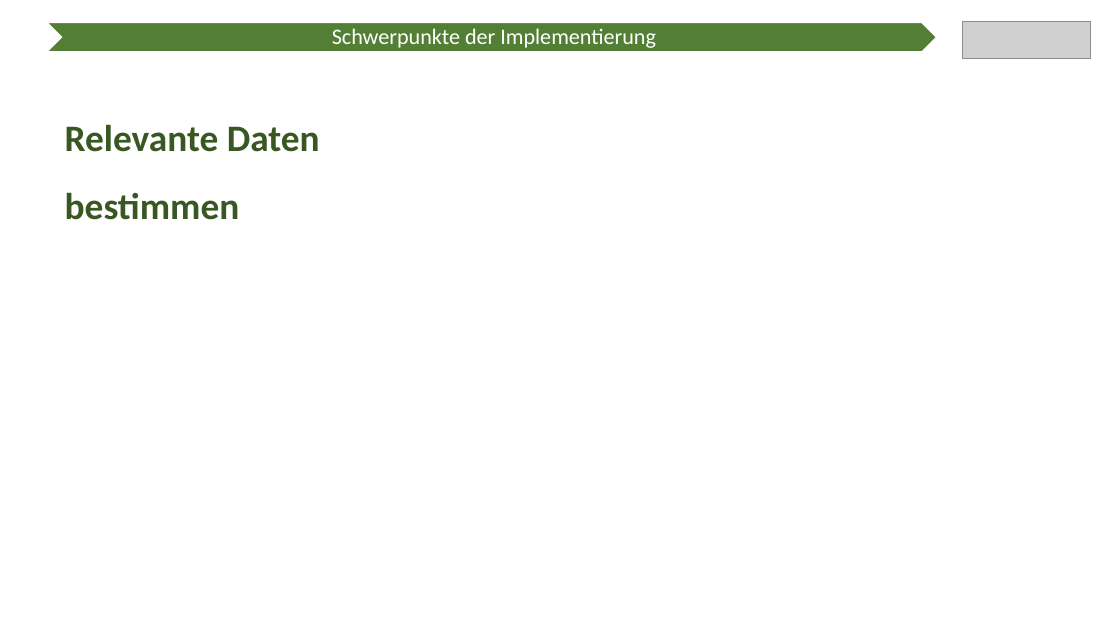
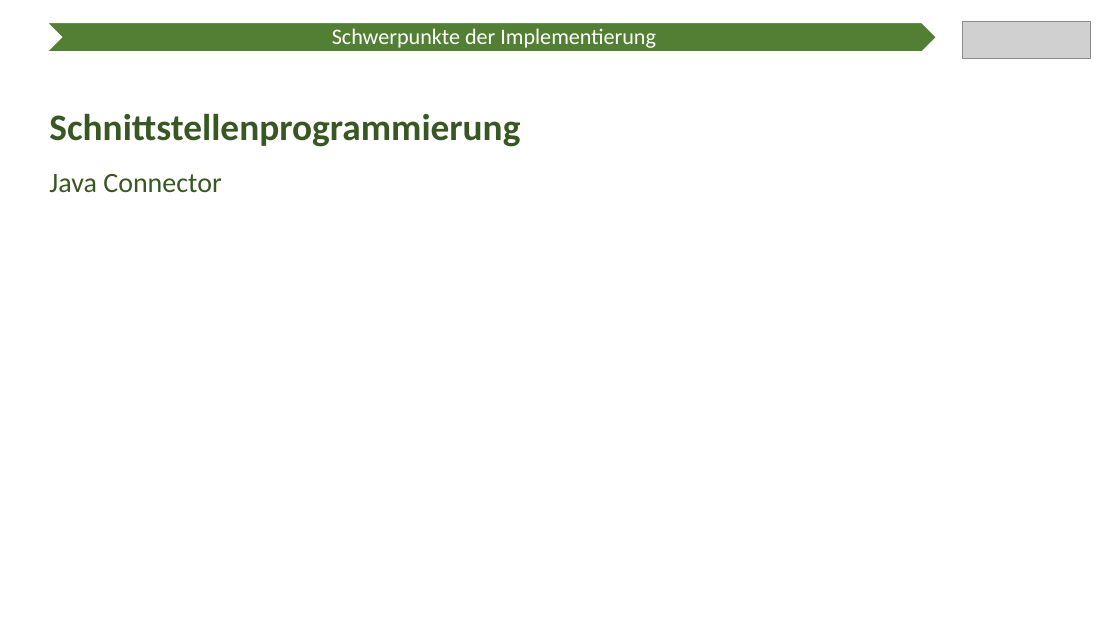
Before and after one commit to Ratoh/SAPLEXA, a slide deck: slide 11 of CavallaroAngelo/Präsentation Wahlmodulvorstellung/SAPlexa Präsentation.pptx. Drawn at 1120x630 pixels with LibreOffice and Linux fonts; fonts in the diff are those of the drawing; grey boxes stand for pictures. Boxes give left, top, right and bottom in pixels: in the first picture for what was removed or moved away, otherwise in the second. Text is boxed around its words. In the diff, an @@ line names an element or a change of style, - is before the commit and + after.

```diff
--- a/CavallaroAngelo/Präsentation Wahlmodulvorstellung/SAPlexa Präsentation.pptx
+++ b/CavallaroAngelo/Präsentation Wahlmodulvorstellung/SAPlexa Präsentation.pptx
@@ text at <box>49,113,520,192</box>: text changed @@
-Relevante Daten bestimmen
+Schnittstellenprogrammierung
+Java Connector
```
Also in this commit, not shown: 7 other slides changed, 2 slides added, 2 slides removed.
